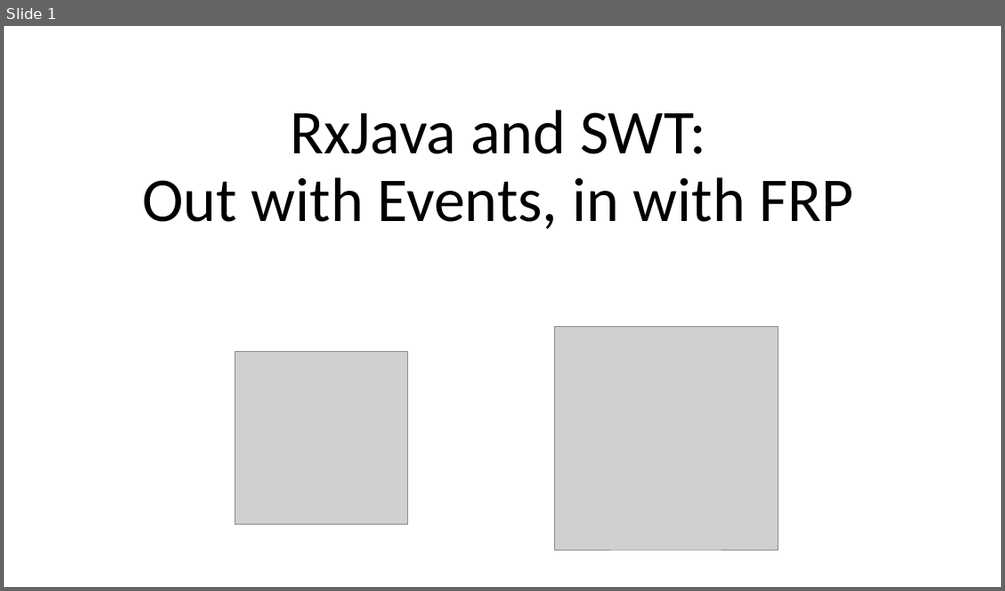
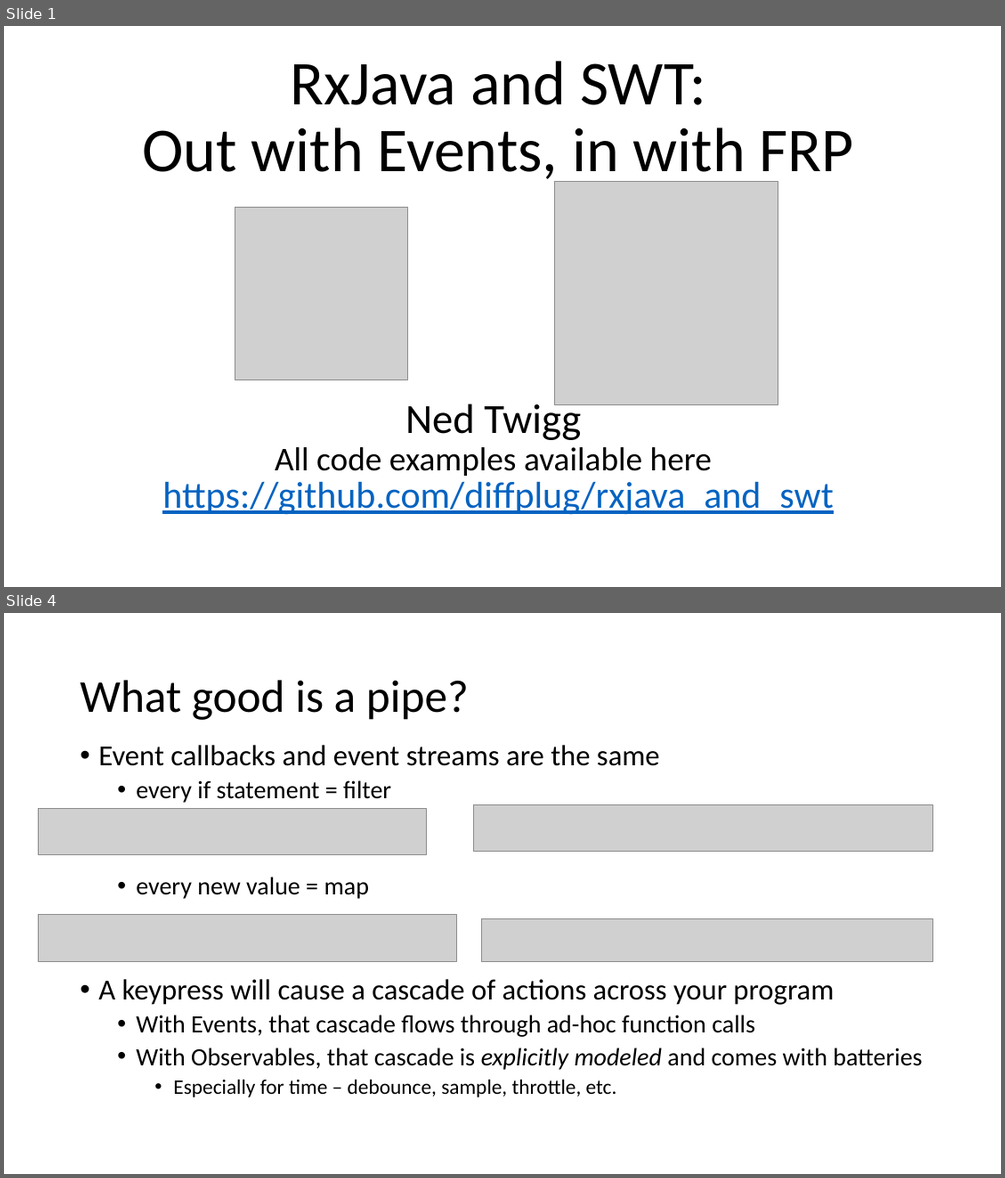
Before and after one commit to diffplug/rxjava-and-swt, a slide deck: RxJava and SWT.pptx. Shown one above the other, each under a label of ours: slide 1 before the commit, slides 1 and 4 after it; the slides between them are not shown. The pictures are 1005x591 and 1005x1178 pixels, drawn with LibreOffice and Linux fonts; fonts in the diff are those of the drawing; grey boxes stand for pictures. Boxes give left, top, right and bottom in pixels: in the first picture for what was removed or moved away, otherwise in the second. Text is boxed around its words. In the diff, an @@ line names an element or a change of style, - is before the commit and + after.

```diff
--- a/RxJava and SWT.pptx
+++ b/RxJava and SWT.pptx
@@ slide 4 added at bbox=[4, 613, 1001, 1174], background #FFFFFF @@
@@ title added at bbox=[80, 680, 469, 720], 44 pt, text #000000 @@
+What good is a pipe?
@@ text added at bbox=[98, 745, 922, 1097], 24 pt, text #000000 @@
+• Event callbacks and event streams are the same
+  • every if statement = filter
+  • every new value = map
+• A keypress will cause a cascade of actions across your program
+  • With Events, that cascade flows through ad-hoc function calls
+  • With Observables, that cascade is explicitly modeled and comes with batteries
+    • Especially for time – debounce, sample, throttle, etc.
@@ picture added at bbox=[38, 808, 427, 854] @@
@@ picture added at bbox=[474, 804, 933, 851] @@
@@ picture added at bbox=[38, 915, 457, 962] @@
@@ picture added at bbox=[481, 919, 932, 962] @@
@@ slide 1 changed as well @@
@@ title "RxJava and SWT: Out with ..." rewrapped from bbox=[142, 110, 854, 229] to bbox=[142, 61, 854, 186] @@
@@ picture: place and size @@
-picture at bbox=[554, 326, 778, 549]
+picture at bbox=[554, 182, 778, 405]
@@ picture: place and size @@
-picture at bbox=[235, 351, 408, 524]
+picture at bbox=[235, 207, 408, 379]
@@ text added at bbox=[275, 398, 712, 475], 32 pt, text #000000 @@
+Ned Twigg
+All code examples available here
@@ text added at bbox=[162, 482, 833, 515], 36 pt, text #0563C1, underline @@
+https://github.com/diffplug/rxjava_and_swt
```
Also in this commit, not shown: 1 other slide changed, 4 other slides added.
